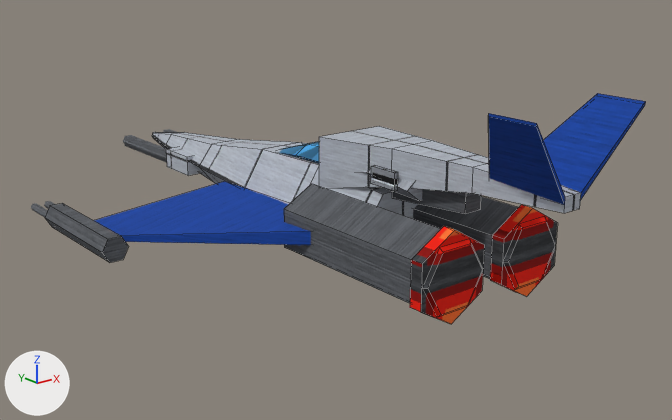
The Blender file tools/lowforge/models/sparrowhawk.blend: old version first, new version second.
Before and after are seen from a 50 mm lens placed at (-89.2, -126.0, 43.1), pointed at (2.2, -11.7, -2.6). The axes (+X, +Y, +Z) are drawn at lower left. The lights are the same throughout. The older version comes first. Mesh edges are drawn as thin lines on the coarser meshes.

Objects in the first picture: 'booster', 'booster.001', 'booster_ring', 'booster_ring.001', 'exhaust', 'exhaust.001', 'fuselage', 'stabiliser', 'stabiliser.001', 'tail_boom', 'wing', 'wing_pod' and 8 more.
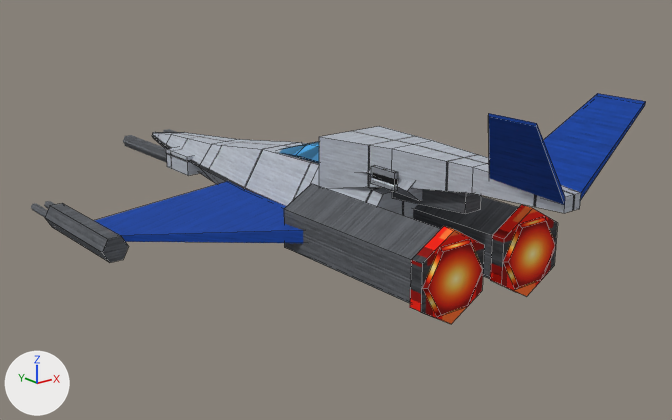
Pixel boxes (x1, y1, x2, y2) of what changed, in the pictures (672 x 420 px):
'wing', rescaled
    before: (94, 181, 311, 245)
    after: (94, 181, 303, 243)
'exhaust', recoloured, surface changed
    both: (422, 239, 483, 317)
'exhaust.001', recoloured, surface changed
    both: (503, 217, 556, 289)

The change, as a diff of the scene's bpy script:
```diff
--- a/tools/lowforge/models/sparrowhawk.blend.py
+++ b/tools/lowforge/models/sparrowhawk.blend.py
@@ img_exhaust @@
+img_exhaust = load_image('exhaust', '_unpacked/exhaust.png', 64, 64, 'sRGB')
@@ mat_amber_exhaust @@
+mat_amber_exhaust = principled_material('amber.exhaust')
+mat_amber_exhaust.texture = img_exhaust
+mat_amber_exhaust.roughness = 0.9
+mat_amber_exhaust.specular_ior_level = 0.2
@@ me_wing @@
 # used by ob_wing; location = (0.0, 0.0, 0.0)
-me_wing.from_pydata(...)  # 6 vertices, 5 faces; spans x -32.0..-8.0, y -32.0..14.0, z -5.4..1.4
+me_wing.from_pydata(...)  # 6 vertices, 5 faces; spans x -32.0..-6.5, y -32.0..14.0, z -5.4..1.4
+# me_wing part 1: the whole mesh is scaled about its middle by (1.06, 1, 1), then moved by (0.8, 0.0, 0.0)
 me_wing.materials.append(mat_livery_livery)
@@ me_exhaust @@
 me_exhaust.from_pydata(...)  # 12 vertices, 8 faces; spans x -13.0..-2.0, y -48.5..-48.0, z -5.75..3.75
 # used by ob_exhaust; location = (0.0, 0.0, 0.0)
-me_exhaust.materials.append(mat_amber_engine)  # picture img_engine
+# me_exhaust part 2: texture (UV) coordinates of 8 of 8 faces, centred in x -11.44..-3.56, y -48.5..-48.0, z -5.5..3.5, changed; they spanned u -0.93..-0.14, v -0.41..0.27 and now span u 0.0..1.0, v 0.0..1.0
+me_exhaust.materials.append(mat_amber_exhaust)  # picture img_exhaust
@@ me_exhaust_001 @@
 me_exhaust_001.from_pydata(...)  # 12 vertices, 8 faces; spans x 2.0..13.0, y -48.5..-48.0, z -5.75..3.75
 # used by ob_exhaust_001; location = (0.0, 0.0, 0.0)
-me_exhaust_001.materials.append(mat_amber_engine)  # picture img_engine
+# me_exhaust_001 part 3: texture (UV) coordinates of 8 of 8 faces, centred in x 3.56..11.44, y -48.5..-48.0, z -5.5..3.5, changed; they spanned u 0.14..0.93, v -0.41..0.27 and now span u 0.0..1.0, v 0.0..1.0
+me_exhaust_001.materials.append(mat_amber_exhaust)  # picture img_exhaust
```
